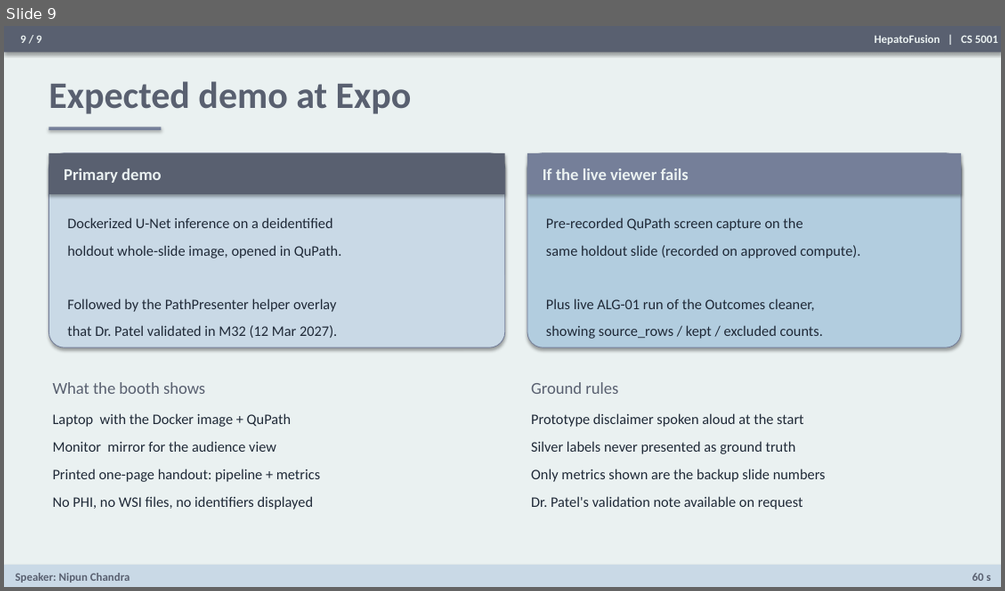
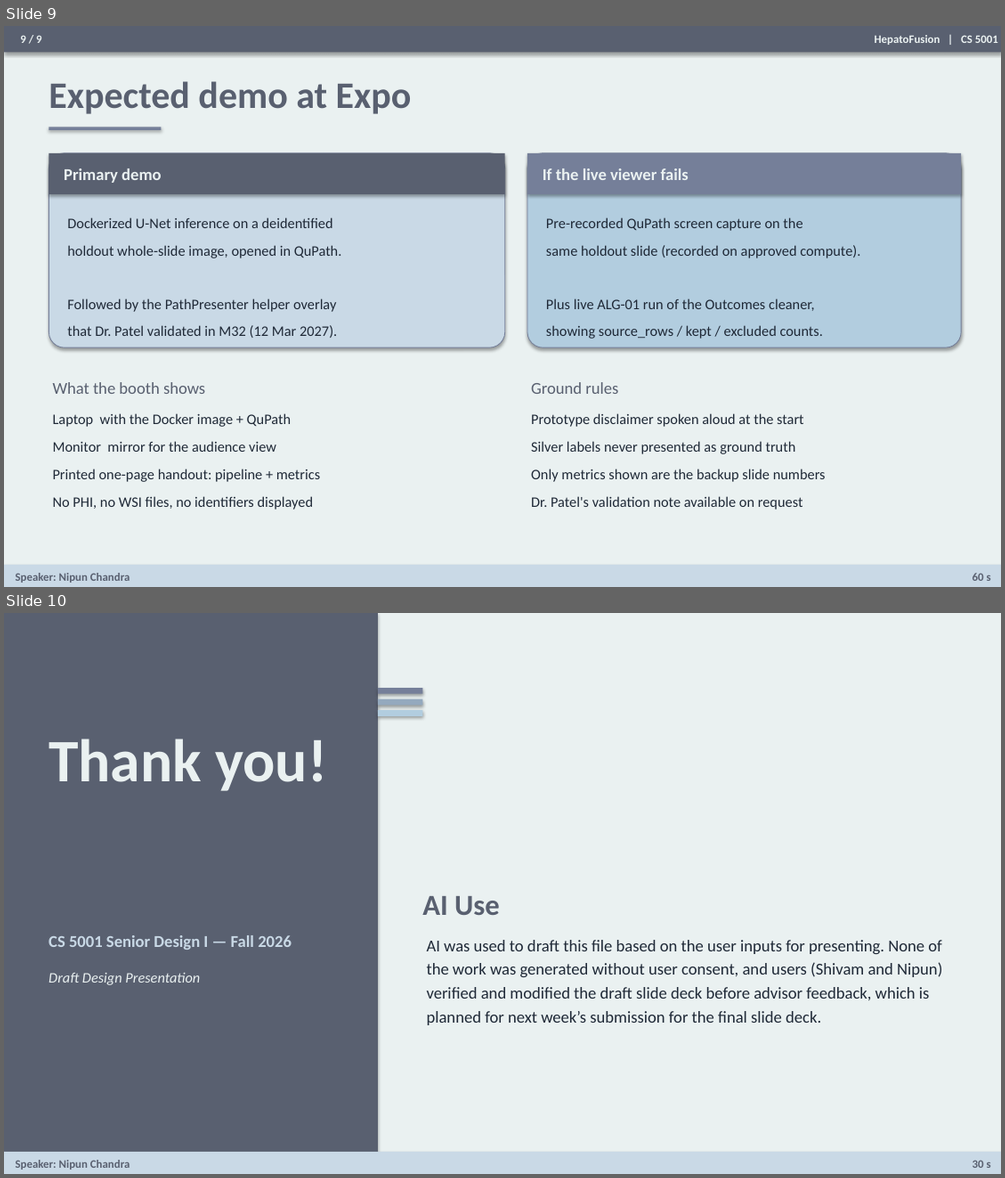
Before and after one commit to ShivamKGate/CS-Senior-Design-I-II, a slide deck: Presentation/HepatoFusion_Draft_Deck.pptx. Shown one above the other, each under a label of ours: slide 9 before the commit, slides 9 and 10 after it. The pictures are 1005x591 and 1005x1178 pixels, drawn with LibreOffice and Linux fonts; fonts in the diff are those of the drawing. Boxes give left, top, right and bottom in pixels: in the first picture for what was removed or moved away, otherwise in the second. Text is boxed around its words. In the diff, an @@ line names an element or a change of style, - is before the commit and + after.

Commit message:
updated with AI citation

```diff
--- a/Presentation/HepatoFusion_Draft_Deck.pptx
+++ b/Presentation/HepatoFusion_Draft_Deck.pptx
@@ slide 10 added at <box>4,613,1001,1174</box>, background #FFFFFF @@
@@ rectangle added at <box>4,613,1001,1174</box>, fill #EAF1F1 @@
@@ rectangle added at <box>4,613,378,1174</box>, fill #596070 @@
@@ rectangle added at <box>378,688,423,694</box>, fill #757F99 @@
@@ rectangle added at <box>378,699,423,705</box>, fill #94A9BE @@
@@ rectangle added at <box>378,710,423,716</box>, fill #B2CDDF @@
@@ text added at <box>48,738,327,791</box>, 58 pt, text #EAF1F1, bold @@
+Thank you!
@@ text added at <box>422,896,500,915</box>, 28 pt, text #596070, bold @@
+AI Use
@@ text added at <box>48,935,291,949</box>, 16 pt, text #C9D9E6, bold @@
+CS 5001 Senior Design I — Fall 2026
@@ text added at <box>427,940,942,1025</box>, 16 pt, text #1F2937 @@
+AI was used to draft this file based on the user inputs for presenting. None of the work was generated without user consent, and users (Shivam and Nipun) verified and modified the draft slide deck before advisor feedback, which is planned for next week’s submission for the final slide deck.
@@ text added at <box>48,973,200,985</box>, 14 pt, text #EAF1F1, italic @@
+Draft Design Presentation
@@ rectangle added at <box>4,1151,1001,1174</box>, fill #C9D9E6 @@
@@ text added at <box>16,1159,129,1169</box>, 11 pt, text #596070, bold @@
+Speaker: Nipun Chandra
@@ text added at <box>972,1159,991,1167</box>, 11 pt, text #596070, bold @@
+30 s
```
